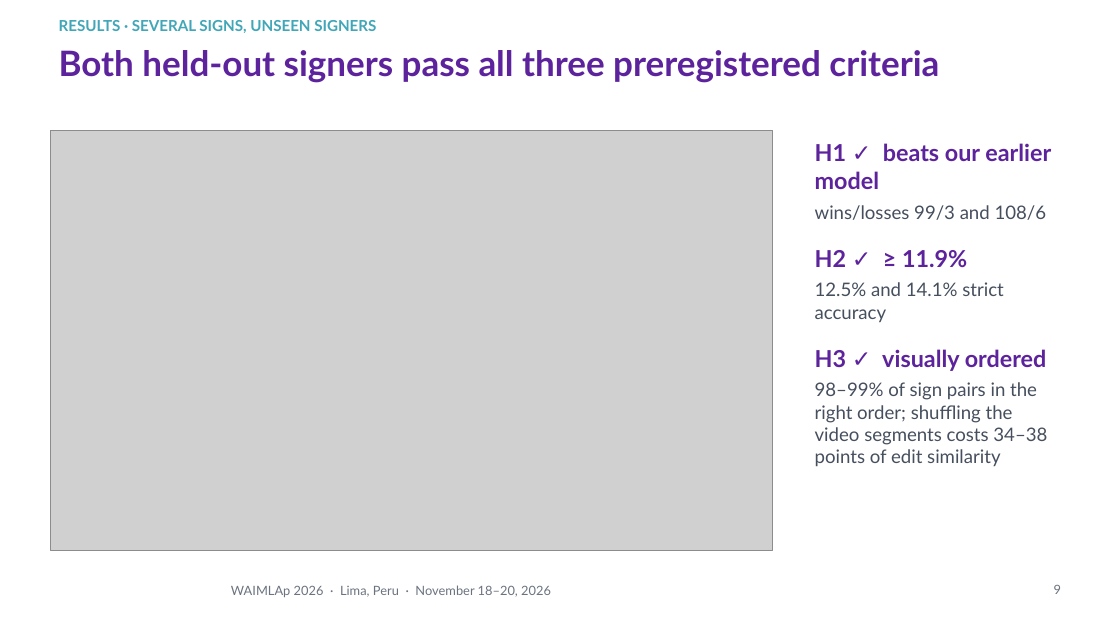
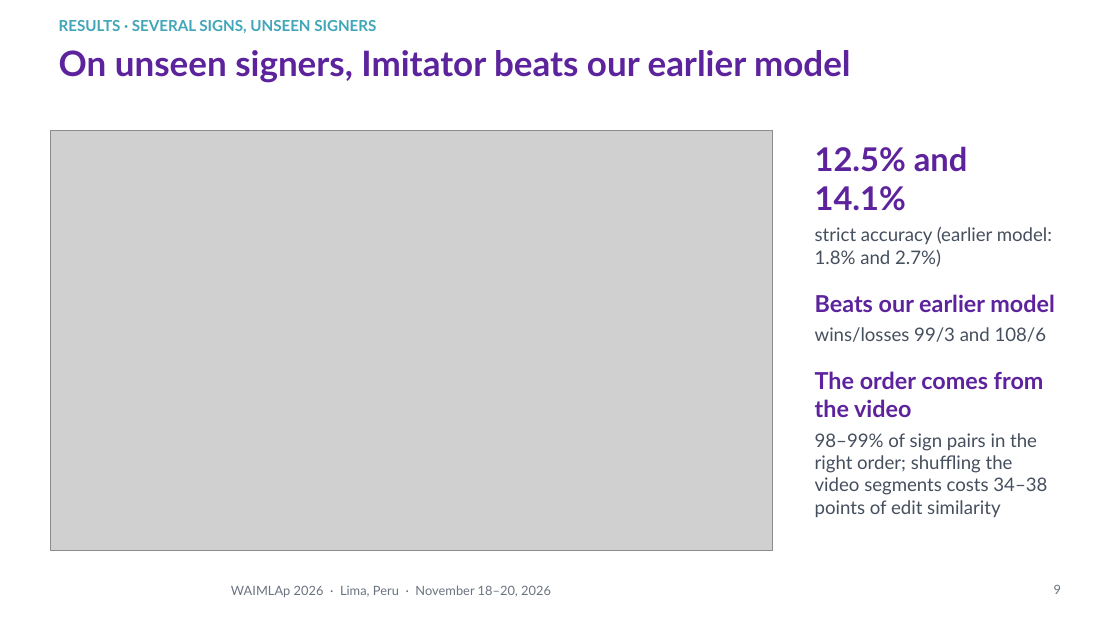
Before and after one commit to Percep3/Imitator, a slide deck: slide 9 of presentation/waimlap2026/imitator_waimlap2026.pptx. Drawn at 1120x630 pixels with LibreOffice and Linux fonts; fonts in the diff are those of the drawing; grey boxes stand for pictures; background and template pictures are left out. Boxes give left, top, right and bottom in pixels: in the first picture for what was removed or moved away, otherwise in the second. Text is boxed around its words. In the diff, an @@ line names an element or a change of style, - is before the commit and + after.

```diff
--- a/presentation/waimlap2026/imitator_waimlap2026.pptx
+++ b/presentation/waimlap2026/imitator_waimlap2026.pptx
@@ title at <box>59,50,851,83</box>: text changed @@
-Both held-out signers pass all three preregistered criteria
+On unseen signers, Imitator beats our earlier model
@@ text at <box>815,146,1054,312</box>: text changed; size 20 to 16 pt; text colour #5D239C to #464F5E; bold off @@
-H1 ✓ beats our earlier model
+12.5% and 14.1%
+strict accuracy (earlier model: 1.8% and 2.7%)
+Beats our earlier model
@@ text at <box>815,371,1044,417</box>: text changed @@
-H2 ✓ ≥ 11.9%
-12.5% and 14.1% strict accuracy
-H3 ✓ visually ordered
+The order comes from the video
```
Also in this commit, not shown: 1 other slide changed, 3 other files.
